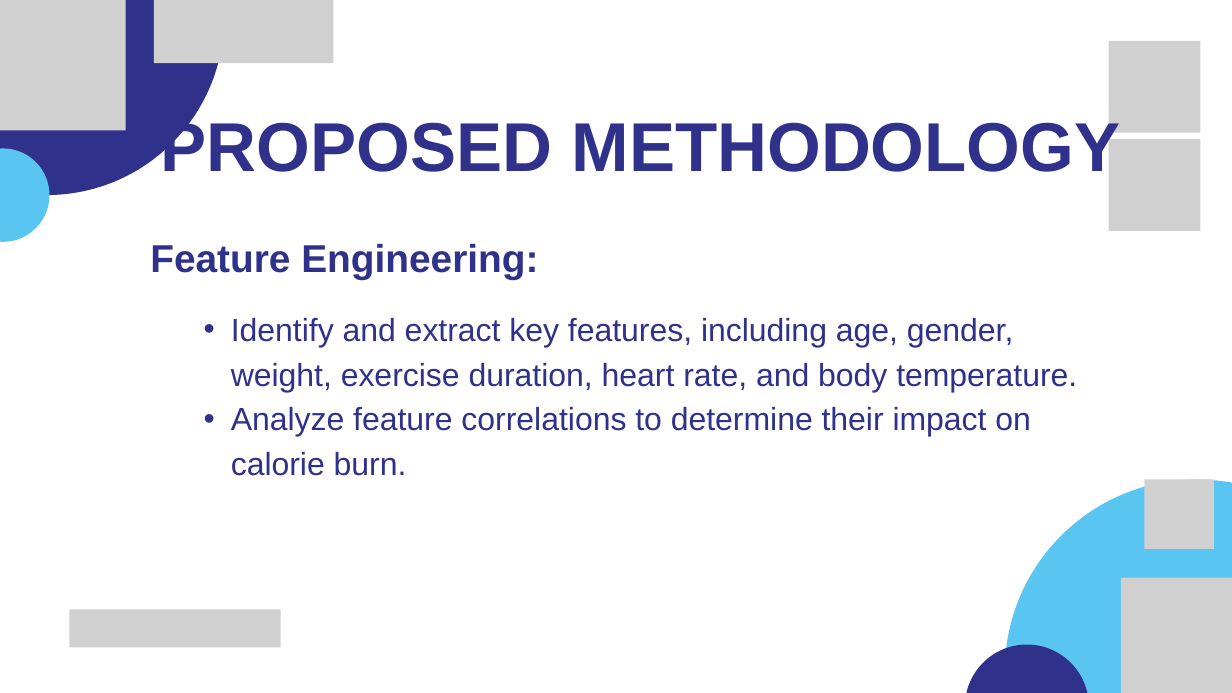
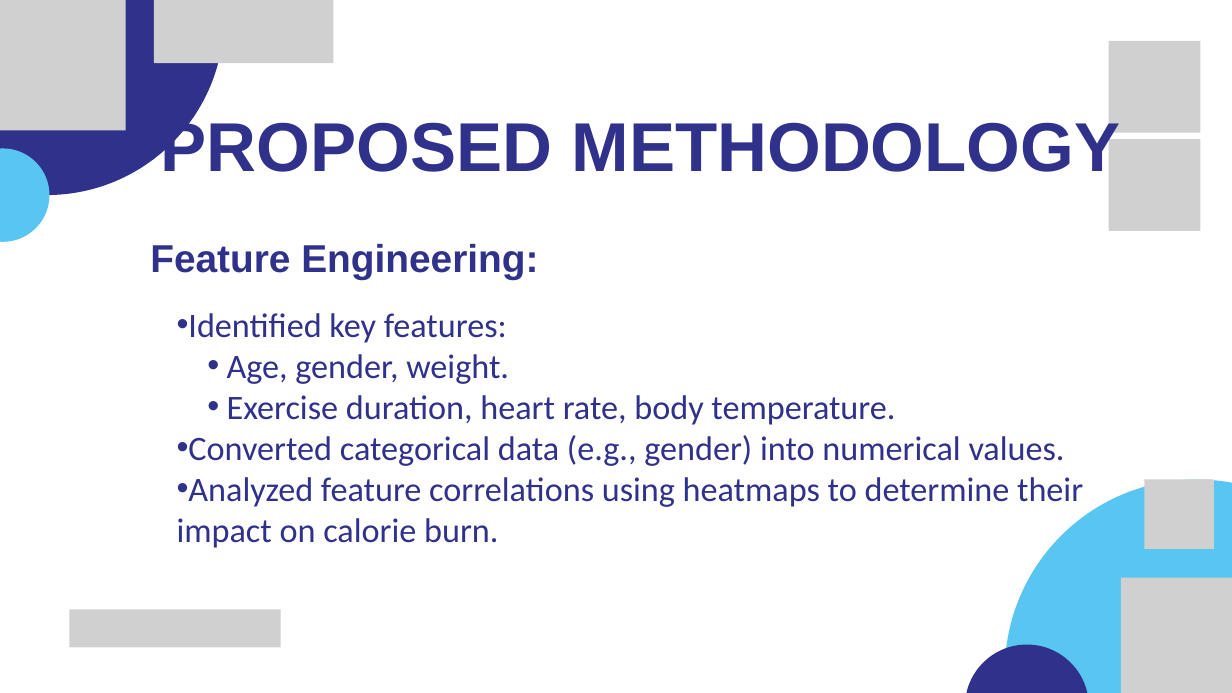
Before and after one commit to Mohamedelmahdy01/BurnMeter, a slide deck: slide 8 of BurnMeter.pptx. Drawn at 1232x693 pixels with LibreOffice and Linux fonts; fonts in the diff are those of the drawing; grey boxes stand for pictures. Boxes give left, top, right and bottom in pixels: in the first picture for what was removed or moved away, otherwise in the second. Text is boxed around its words. In the diff, an @@ line names an element or a change of style, - is before the commit and + after.

Commit message:
Correct spelling errors

```diff
--- a/BurnMeter.pptx
+++ b/BurnMeter.pptx
@@ text at [177, 313, 1083, 548]: text changed; size 37.3 to 40 pt; font Arial to Calibri @@
-  • Identify and extract key features, including age, gender, weight, exercise duration, heart rate, and body temperature.
-  • Analyze feature correlations to determine their impact on calorie burn.
+• Identified key features:
+  • Age, gender, weight.
+  • Exercise duration, heart rate, body temperature.
+• Converted categorical data (e.g., gender) into numerical values.
+• Analyzed feature correlations using heatmaps to determine their impact on calorie burn.
```
Also in this commit, not shown: 13 other slides changed, 1 slide removed.
